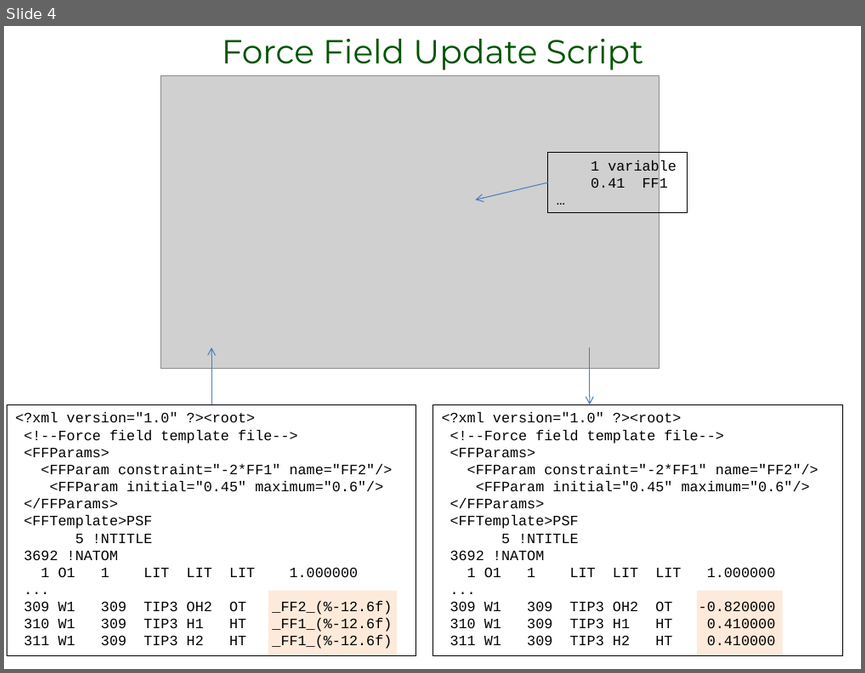
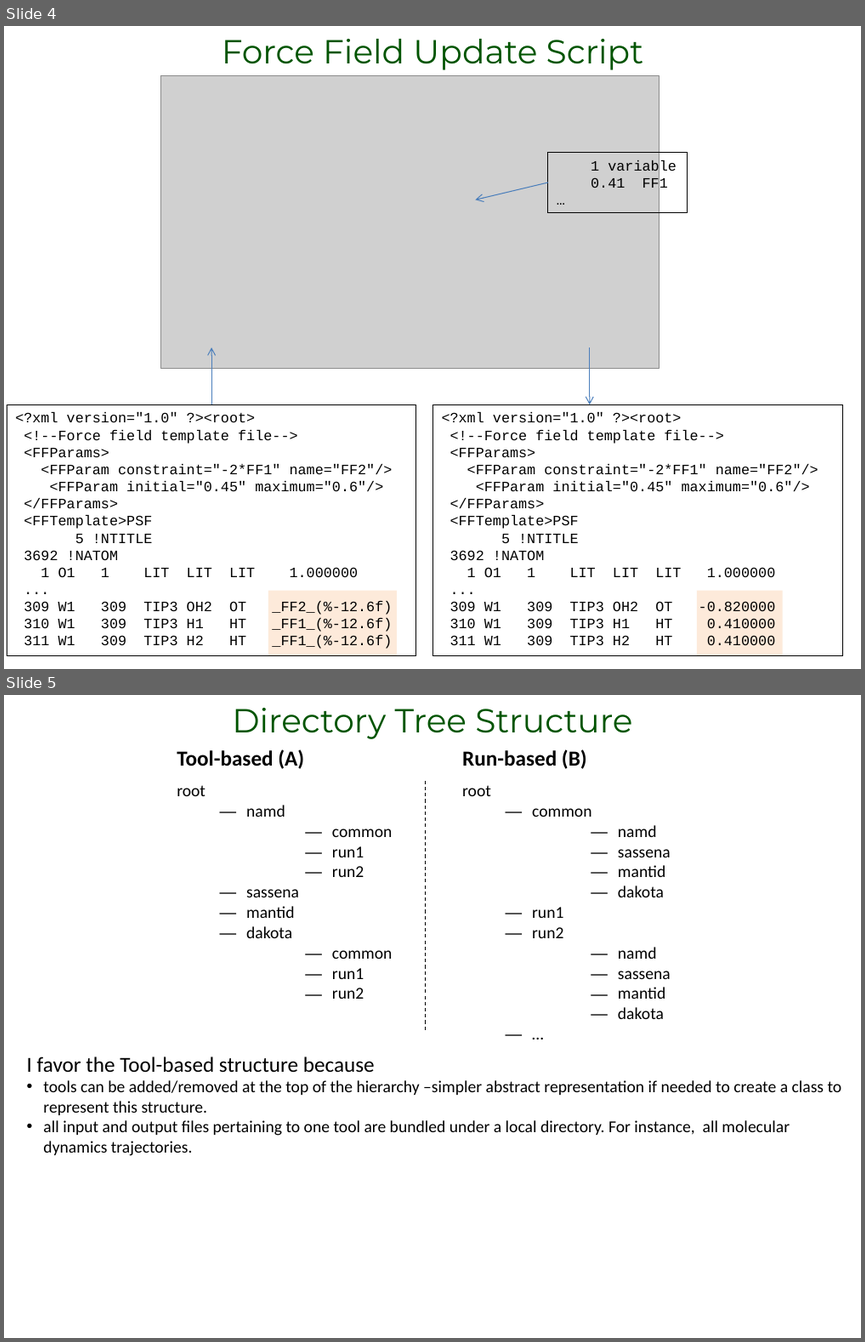
Before and after one commit to camm/documents, a slide deck: Jose/minimization_design.pptx. Shown one above the other, each under a label of ours: slide 4 before the commit, slides 4 and 5 after it. The pictures are 865x673 and 865x1342 pixels, drawn with LibreOffice and Linux fonts; fonts in the diff are those of the drawing; grey boxes stand for pictures. Boxes give left, top, right and bottom in pixels: in the first picture for what was removed or moved away, otherwise in the second. Text is boxed around its words. In the diff, an @@ line names an element or a change of style, - is before the commit and + after.

Commit message:
Updated presentation

```diff
--- a/Jose/minimization_design.pptx
+++ b/Jose/minimization_design.pptx
@@ slide 5 added at [4,695,861,1338], background #FFFFFF @@
@@ text added at [232,708,632,739], 28 pt, text #005400 @@
+Directory Tree Structure
@@ table added at [169,741,739,1044], 2 rows, 2 columns @@
+Tool-based (A) | Run-based (B)
+root / namd / common / run1 / run2 / sassena / mantid / dakota / common / run1 / run2 | root / common / namd / sassena / mantid / dakota / run1 / run2 / namd / sassena / mantid / dakota / …
@@ line added from (426, 781) to (426, 1031), #000000 0.75 pt dashed @@
@@ text added at [27,1056,842,1156], 14 pt, text #000000 @@
+I favor the Tool-based structure because
+• tools can be added/removed at the top of the hierarchy –simpler abstract representation if needed to create a class to represent this structure.
+• all input and output files pertaining to one tool are bundled under a local directory. For instance, all molecular dynamics trajectories.
```
